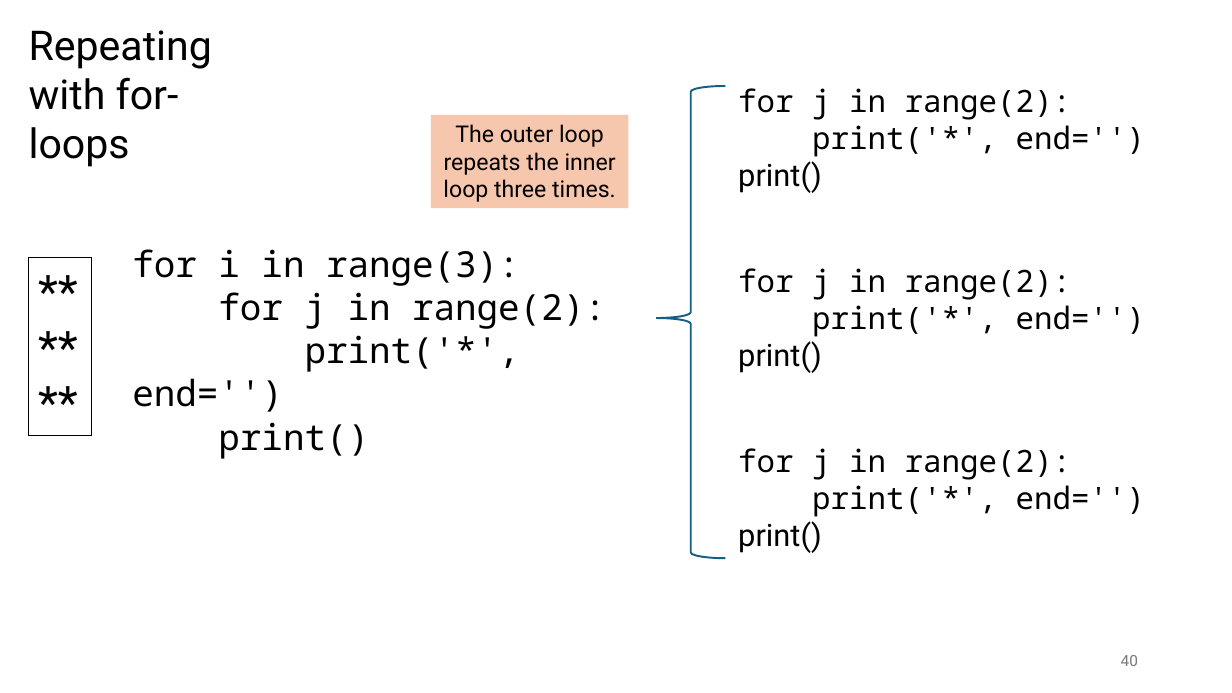
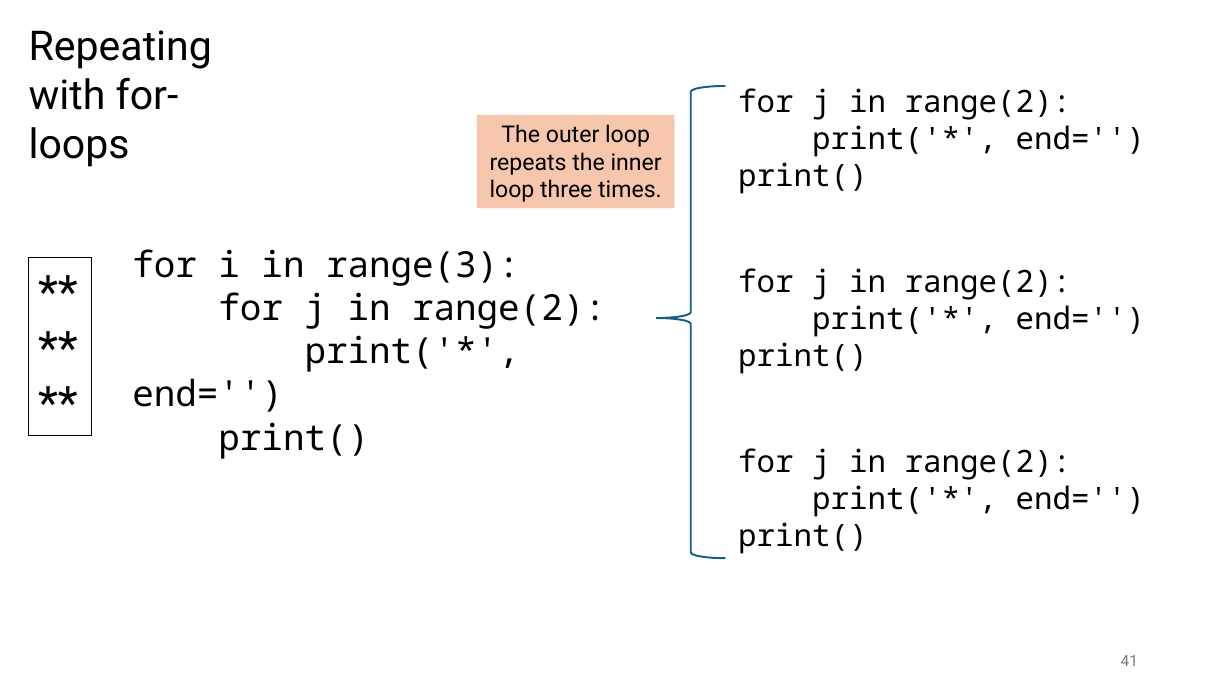
Before and after one commit to tjd1234/cmpt120spring2026, a slide deck: slide 41 of lecture_notes/chapter3/chapter3.pptx (slide 40 before the commit). Drawn at 1232x693 pixels with LibreOffice and Linux fonts; fonts in the diff are those of the drawing. Boxes give left, top, right and bottom in pixels: in the first picture for what was removed or moved away, otherwise in the second. Text is boxed around its words. In the diff, an @@ line names an element or a change of style, - is before the commit and + after.

```diff
--- a/lecture_notes/chapter3/chapter3.pptx
+++ b/lecture_notes/chapter3/chapter3.pptx
@@ rectangle "The outer loop repeats the ...": place and size @@
-rectangle "The outer loop repeats the ..." at bbox=[431, 115, 628, 208]
+rectangle "The outer loop repeats the ..." at bbox=[477, 115, 675, 208]
@@ text at bbox=[738, 162, 867, 194]: font Roboto to Noto Sans Mono in "print()" @@
@@ text at bbox=[738, 342, 867, 374]: font Roboto to Noto Sans Mono in "print()" @@
@@ text at bbox=[738, 522, 867, 554]: font Roboto to Noto Sans Mono in "print()" @@
@@ page number at bbox=[1121, 655, 1138, 666]: text changed @@
-40
+41
```
Also in this commit, not shown: 2 other slides changed, 1 slide added, 29 other files.
